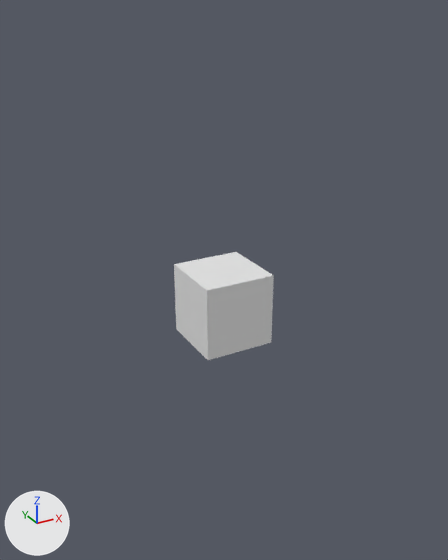
What one commit did to the Blender file rct2/scenery/Trees/tsp_Scots-Pine-Tree/tsp_V001.blend.
The view is the same before and after, from a camera (50 mm lens) standing at (-15.0, -27.4, 17.2) and looking at (0.4, 0.7, 3.1). The lights are fixed; the arrows at lower left show +X, +Y and +Z. The picture after the commit comes second. The same objects are shown in both versions, whatever each file hides. Materials are left out; every surface is plain grey.
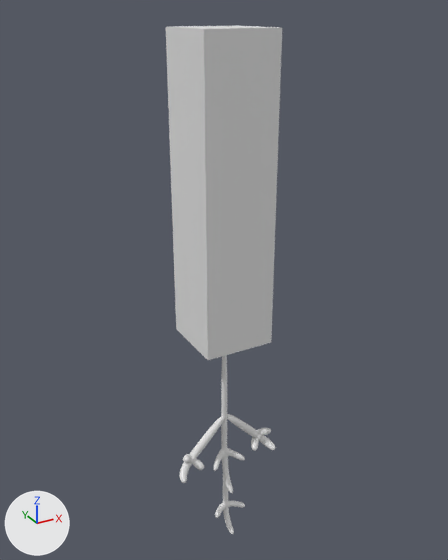
Where the change shows, as pixel boxes (x1, y1, x2, y2) in the pictures (448 x 560 px):
'Cube.001', modifiers changed (16% wider, 207% taller): before (174, 252, 274, 360); after (166, 26, 282, 360)
'Cube', reshaped (not visible before): after (179, 355, 276, 534)
part 1 of me_cube, built on: after (179, 355, 276, 534)

What changed in the scene script:
```text
Change me_cube:
    used by ob_cube; location = (0.0, 0.0, 0.0)
    remove me_cube.from_pydata(...)  # 8 vertices, 6 faces; spans x -1.0..1.0, y -1.0..1.0, z 0.0..2.0
    add me_cube.from_pydata(...)  # 192 vertices, 184 faces; spans x -3.6..3.4, y -1.51..-0.13, z -14.03..0.14
    me_cube part 1: the whole mesh is rebuilt
    me_cube part 2: the surface is now shaded smooth
Change ob_cube_001:
    where _m = ob_cube_001.modifiers.new('Array', 'ARRAY')
    _m.count: 5 -> 20
```
